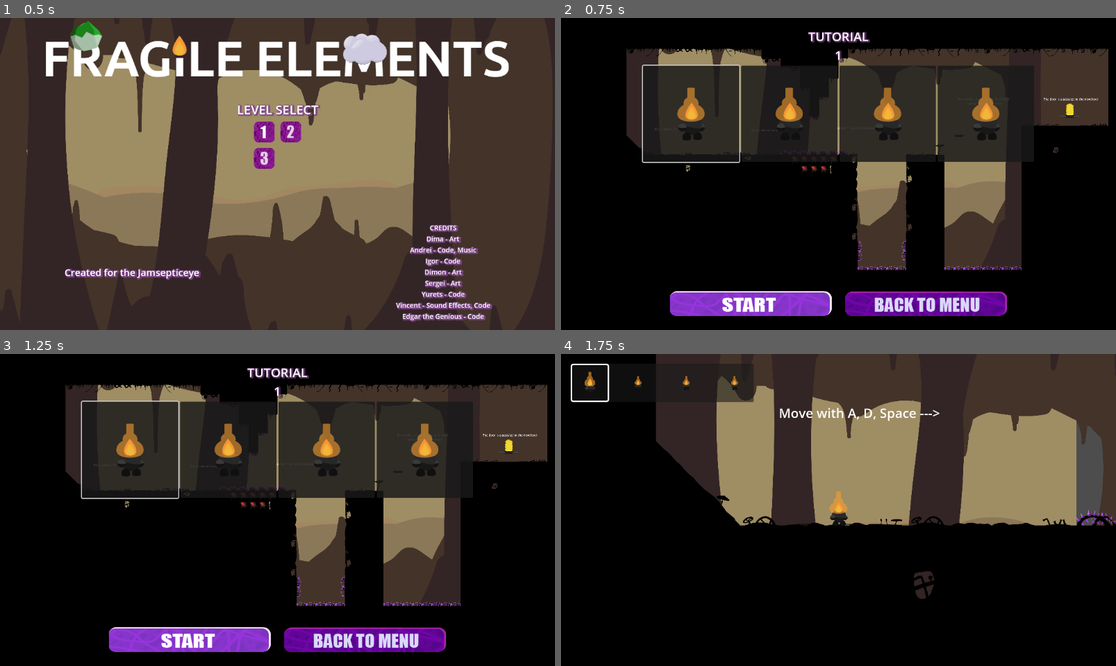
Above: before the commit, frames 1-4 (two rows, left to right).
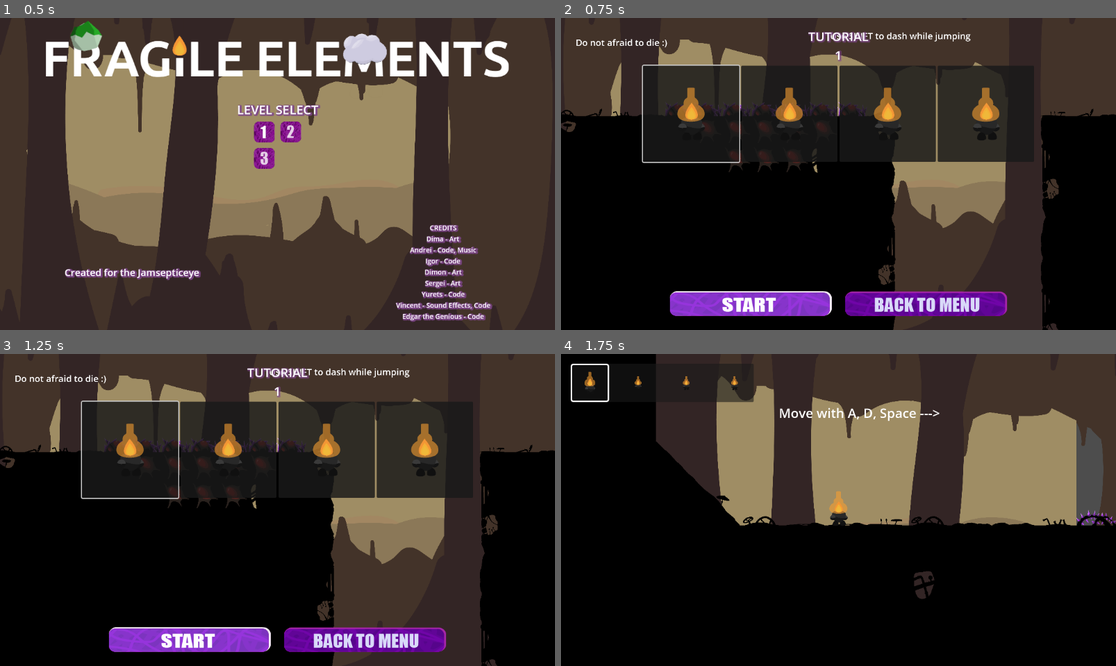
Above: after the commit, the same moments.

Repository: StarikTenger/PlatformerGame2025
Game: Godot game, scene res://scenes/UI/LevelManager.tscn
Two runs of this game, one before a commit and one after it. Both use one fixed random seed, a clock stepped at 60 frames per second and the inputs below. Sound files missing from this copy of the repository are replaced by a short silence.
Inputs (mouse positions are in pixels of both pictures, inside the frame that each line leads up to):
- Up to frame 1 (0.5 s): no input
- Up to frame 2 (0.75 s): click (827, 133) at 0.52 s
- Up to frame 3 (1.25 s): no input
- Up to frame 4 (1.75 s): click (749, 637) at 1.25 s

Frame 1 is identical in both runs. In frame 2, 29% of the frame differs, in the area x 0-100%, y 0-100%; in frame 3, 29%; in frame 4, less than 0.1%.

Commit message:
camera node initial zoom

Diff:
--- a/scripts/level_template.gd
+++ b/scripts/level_template.gd
@@ -153,7 +153,7 @@
 	# camera_node.set_target_state(level_overview_position, level_overview_zoom, 0.3, 0.3)
 	# camera_node.hard_reset_target_state()
 	camera_node.global_position = level_overview_position
-	camera_node.zoom = Vector2.ONE * level_overview_zoom
+	camera_node.zoom = Vector2.ONE * 0.3
 
 
 func _start_game():
